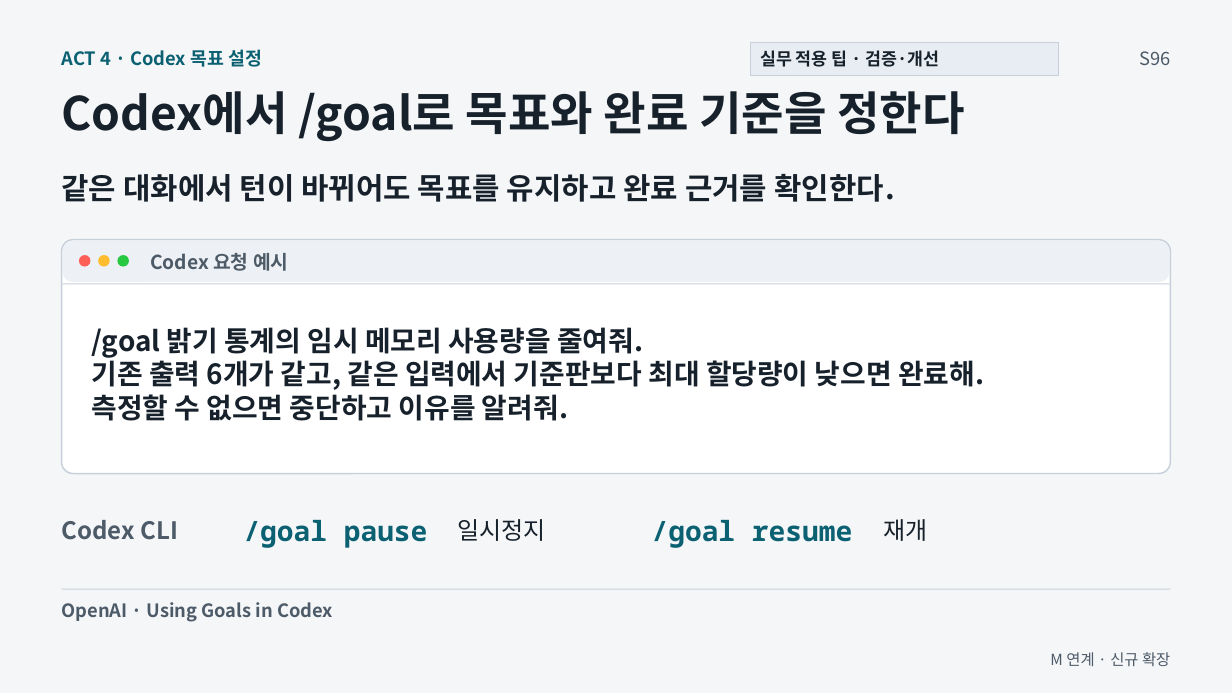
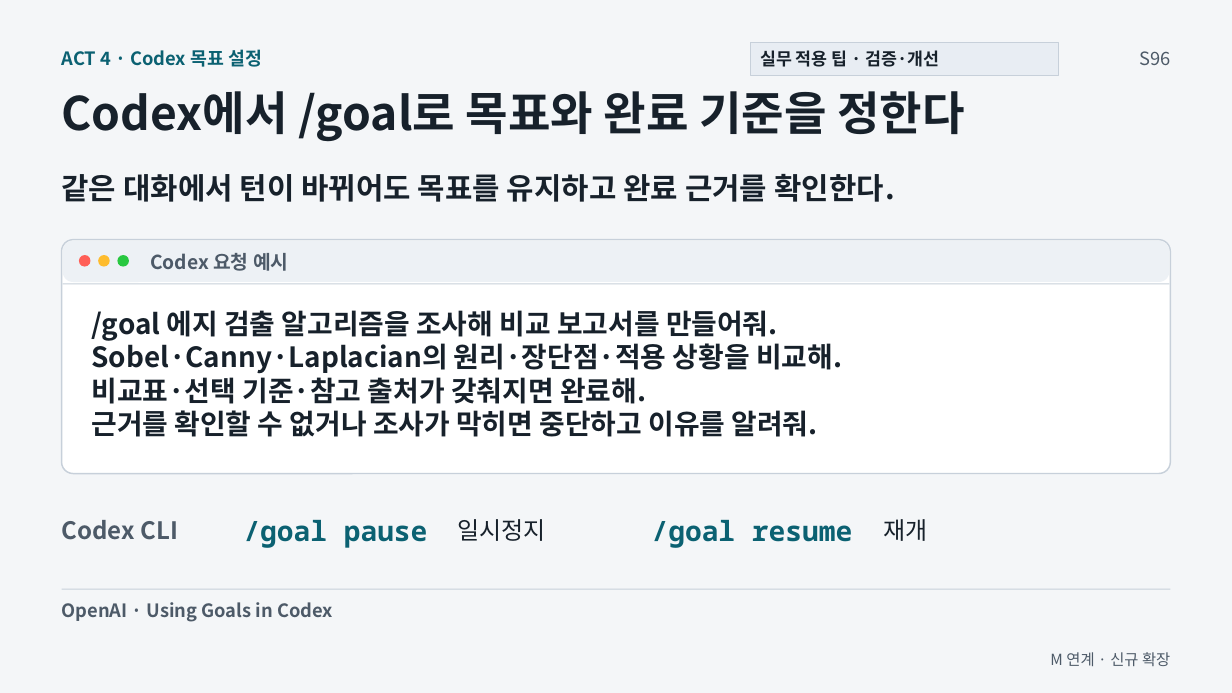
Before and after one commit to GideokKim/ai-dev-training, a slide deck: slide 19 of production/ACT_4.pptx. Drawn at 1232x693 pixels with LibreOffice and Linux fonts; fonts in the diff are those of the drawing. Boxes give left, top, right and bottom in pixels: in the first picture for what was removed or moved away, otherwise in the second. Text is boxed around its words. In the diff, an @@ line names an element or a change of style, - is before the commit and + after.

```diff
--- a/production/ACT_4.pptx
+++ b/production/ACT_4.pptx
@@ text at (91,310,842,437): text changed @@
-/goal 밝기 통계의 임시 메모리 사용량을 줄여줘.
-기존 출력 6개가 같고, 같은 입력에서 기준판보다 최대 할당량이 낮으면 완료해.
-측정할 수 없으면 중단하고 이유를 알려줘.
+/goal 에지 검출 알고리즘을 조사해 비교 보고서를 만들어줘.
+Sobel·Canny·Laplacian의 원리·장단점·적용 상황을 비교해.
+비교표·선택 기준·참고 출처가 갖춰지면 완료해.
+근거를 확인할 수 없거나 조사가 막히면 중단하고 이유를 알려줘.
```
Also in this commit, not shown: 16 other files.
